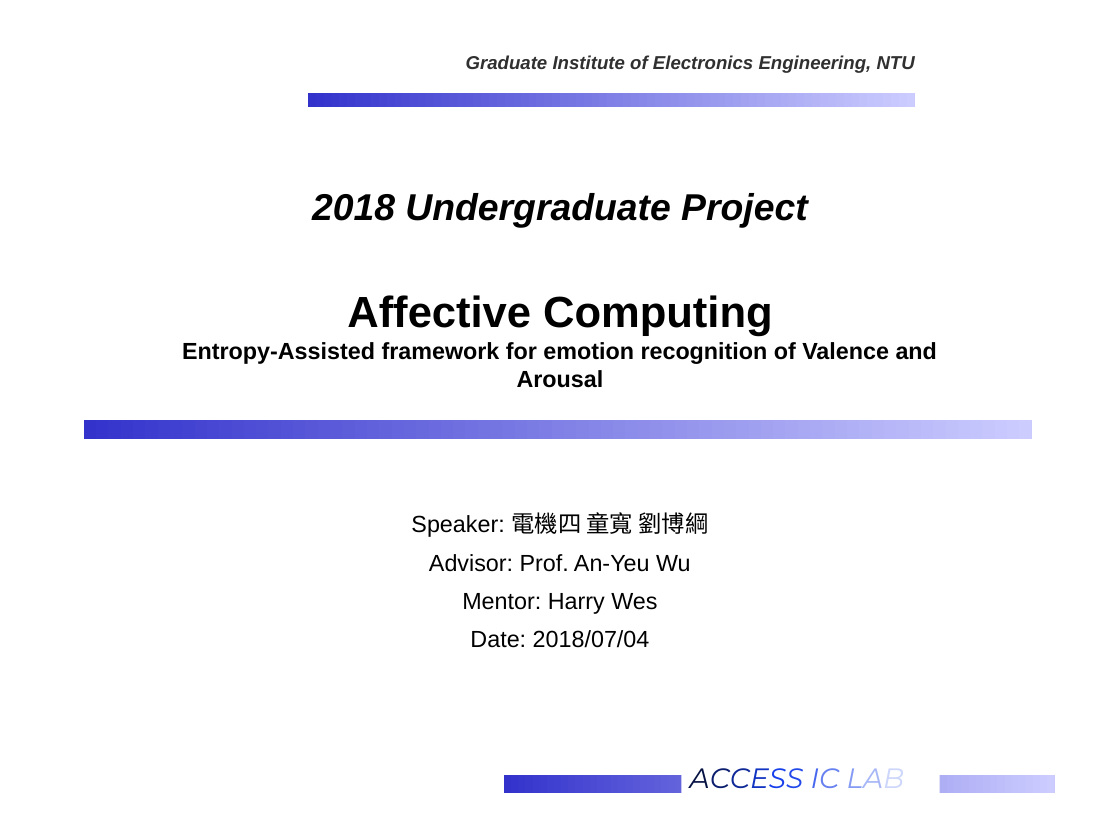
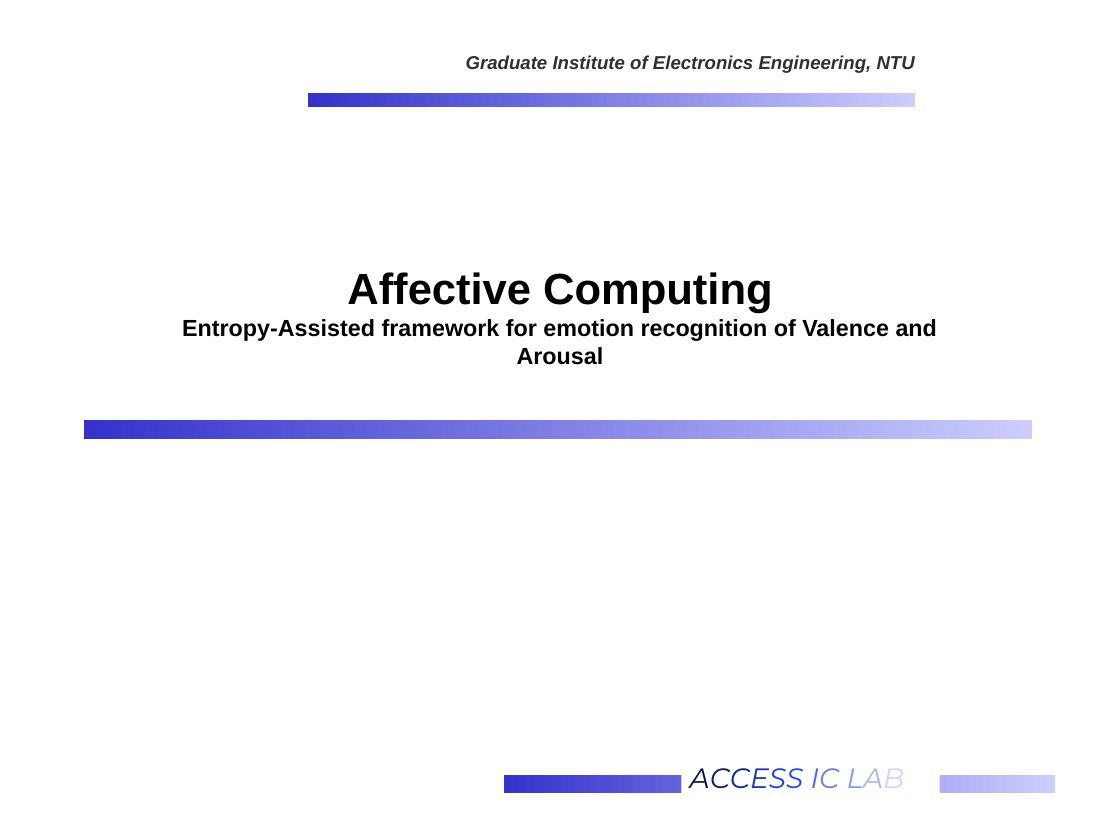
Before and after one commit to ChingYenShih/AMIGOS, a slide deck: slide 1 of slide/PaperSlide.pptx. Drawn at 1120x840 pixels with LibreOffice and Linux fonts; fonts in the diff are those of the drawing; background and template pictures are left out. Boxes give left, top, right and bottom in pixels: in the first picture for what was removed or moved away, otherwise in the second. Text is boxed around its words. In the diff, an @@ line names an element or a change of style, - is before the commit and + after.

Commit message:
modify slides

```diff
--- a/slide/PaperSlide.pptx
+++ b/slide/PaperSlide.pptx
@@ title at (182, 272, 937, 365): text changed @@
-2018 Undergraduate Project
-Affective Computing
-Entropy-Assisted framework for emotion recognition of Valence and Arousal
+Affective Computing
+Entropy-Assisted framework for emotion recognition of Valence and Arousal
@@ subtitle removed at (411, 512, 708, 648) @@
-Speaker: 電機四 童寬 劉博綱
-Advisor: Prof. An-Yeu Wu
-Mentor: Harry Wes
-Date: 2018/07/04
```
Also in this commit, not shown: 1 other file.
